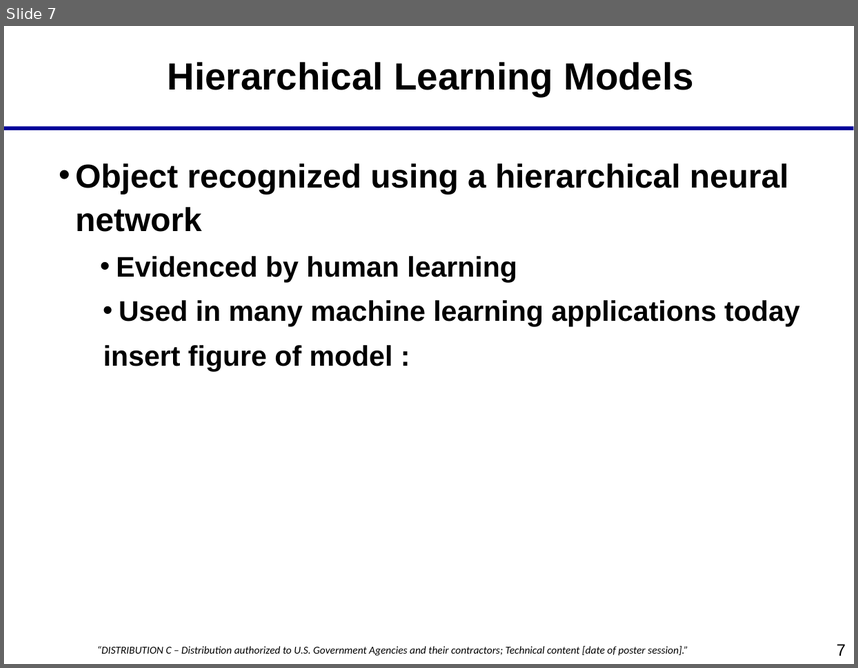
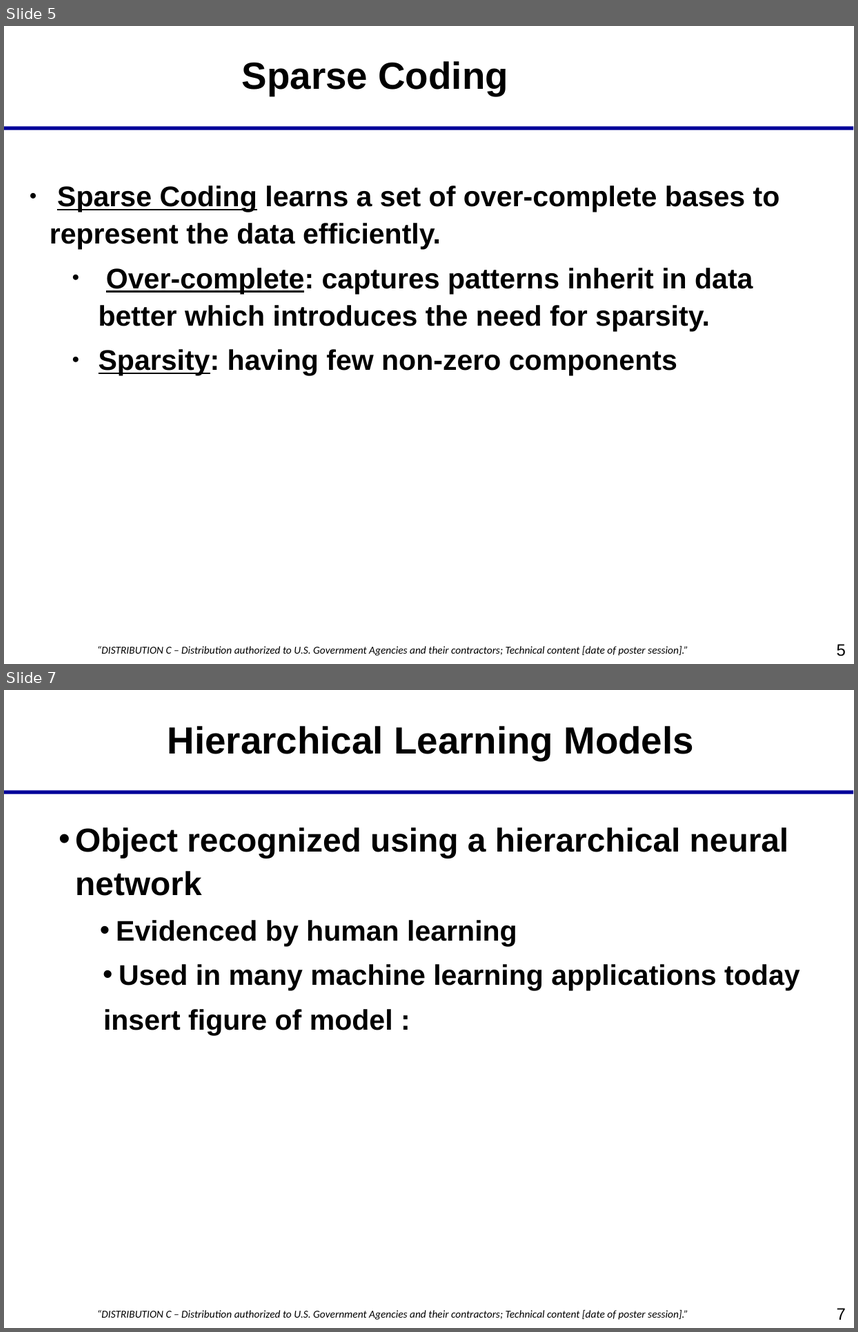
Before and after one commit to savannaos/Star-Field-Transformations, a slide deck: documents/starfields.ppt. Shown one above the other, each under a label of ours: slide 7 before the commit, slides 5 and 7 after it; the slides between them are not shown. The pictures are 858x668 and 858x1332 pixels, drawn with LibreOffice and Linux fonts; fonts in the diff are those of the drawing; background and template pictures are left out. Boxes give left, top, right and bottom in pixels: in the first picture for what was removed or moved away, otherwise in the second. Text is boxed around its words. In the diff, an @@ line names an element or a change of style, - is before the commit and + after.

```diff
--- a/documents/starfields.ppt
+++ b/documents/starfields.ppt
@@ slide 5 added at (4,26,854,664), background #FFFFFF; not listed: 3 template elements that a slide beside it also shows @@
@@ text added at (242,61,508,96), 32 pt, text #000000, bold @@
+Sparse Coding
@@ text added at (50,185,780,376), 24 pt, text #000000, bold @@
+● Sparse Coding learns a set of over-complete bases to represent the data efficiently.
+  ● Over-complete: captures patterns inherit in data better which introduces the need for sparsity.
+  ● Sparsity: having few non-zero components
```
Also in this commit, not shown: 5 slides changed, 1 other slide added, 2 slides removed, 4 other files.
